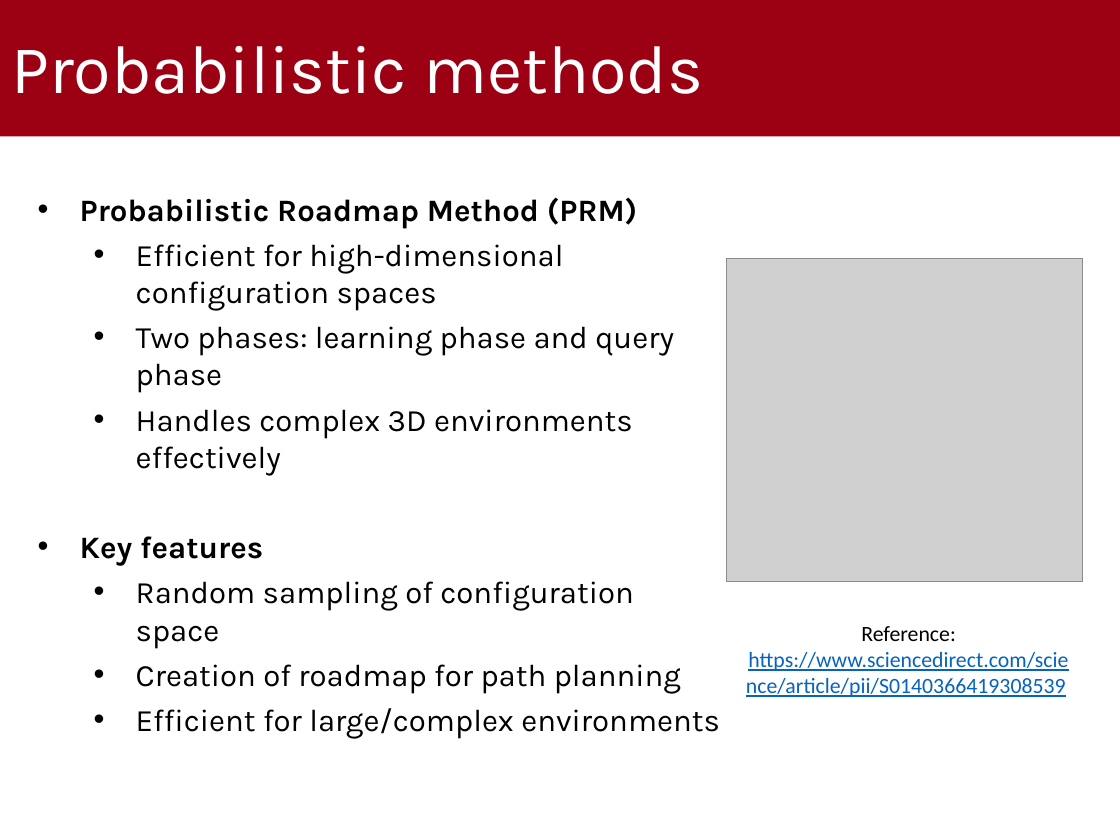
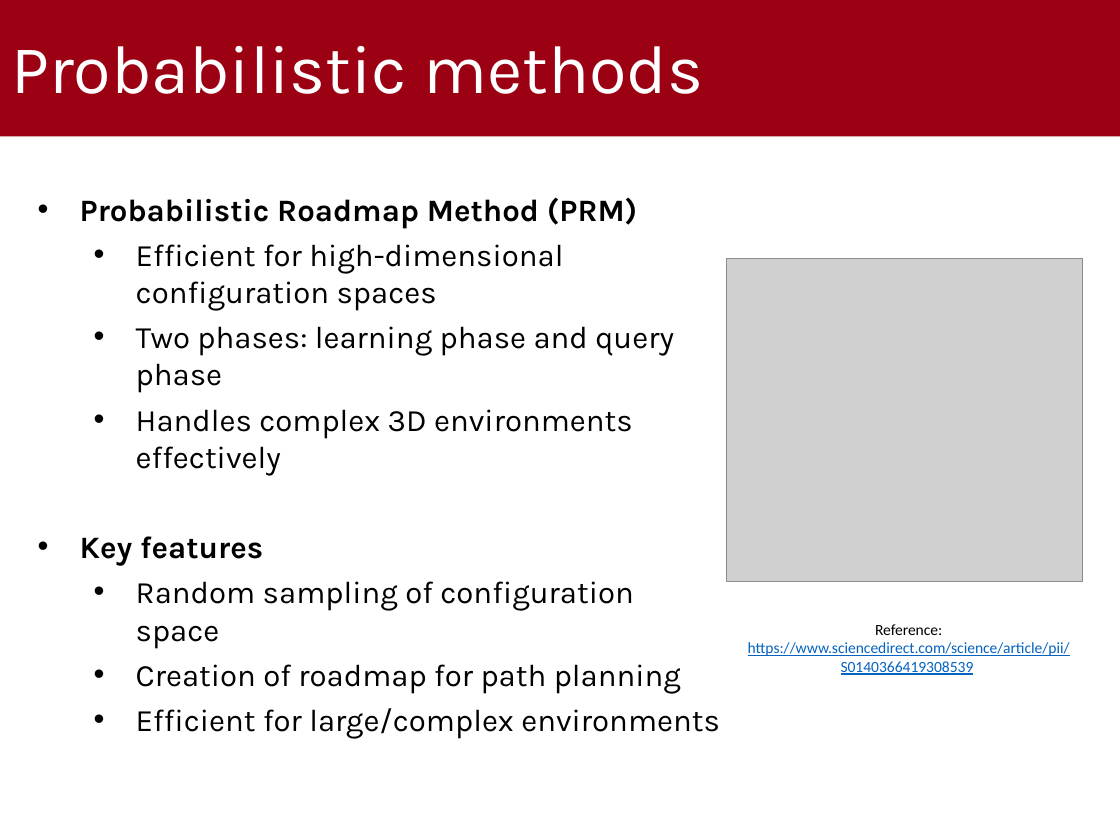
Before and after one commit to gabrielrovesti/WNMA-UAV-Route-Planning-Survey, a slide deck: slide 7 of 2 - Slides/UAV Route Planning Strategies.pptx. Drawn at 1120x840 pixels with LibreOffice and Linux fonts; fonts in the diff are those of the drawing; grey boxes stand for pictures; background and template pictures are left out. Boxes give left, top, right and bottom in pixels: in the first picture for what was removed or moved away, otherwise in the second. Text is boxed around its words. In the diff, an @@ line names an element or a change of style, - is before the commit and + after.

```diff
--- a/2 - Slides/UAV Route Planning Strategies.pptx
+++ b/2 - Slides/UAV Route Planning Strategies.pptx
@@ text "Reference: https://www.sciencedirect.com/science/article/pii ..." at (748,624,1070,675): size 14 to 10 pt @@
```
Also in this commit, not shown: 18 other slides changed, 1 slide added, 1 slide removed, 1 other file.
